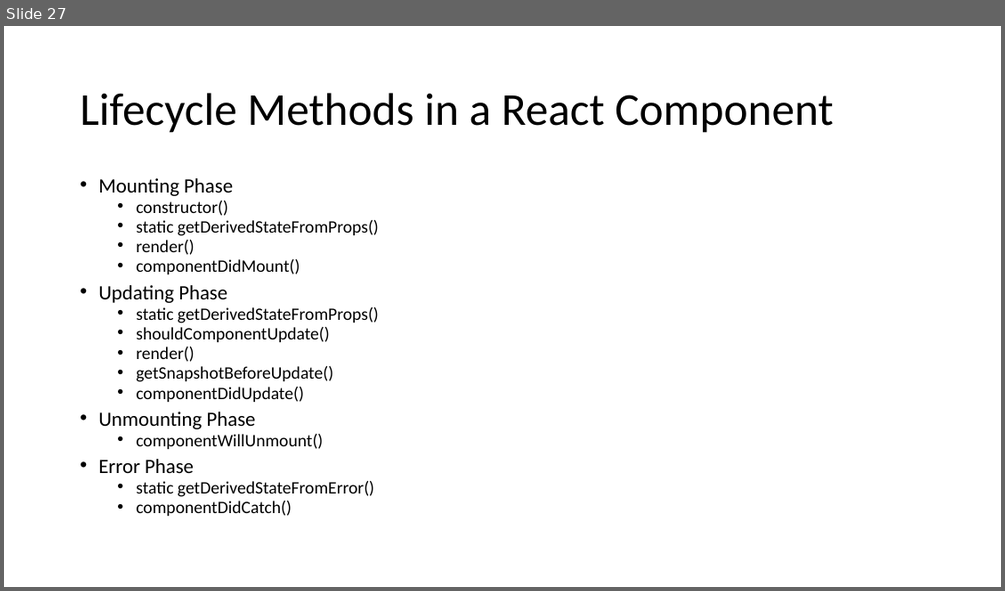
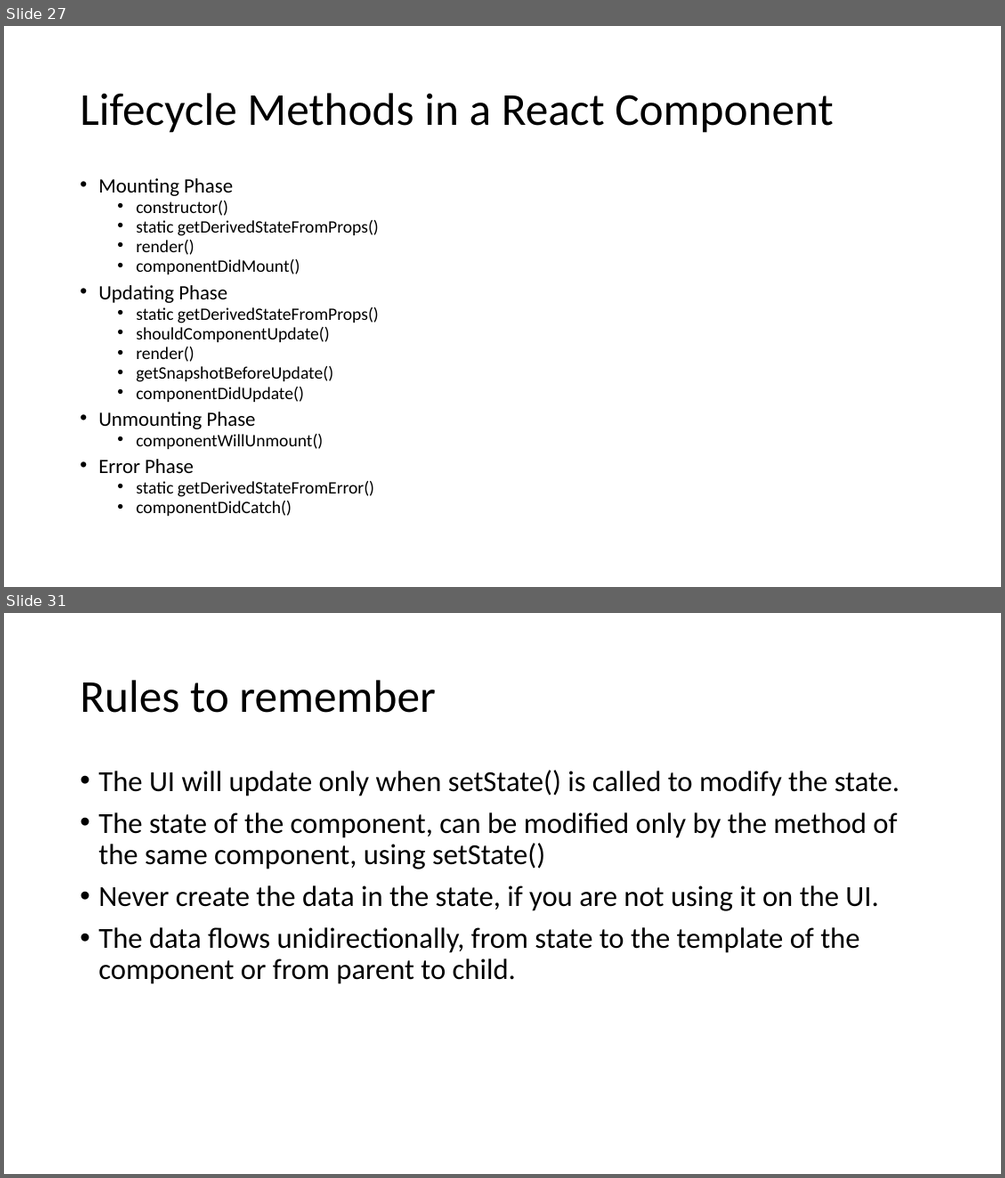
Before and after one commit to manishvbn/ReactJS_WE_Jun22, a slide deck: Notes/React.pptx. Shown one above the other, each under a label of ours: slide 27 before the commit, slides 27 and 31 after it; the slides between them are not shown. The pictures are 1005x591 and 1005x1178 pixels, drawn with LibreOffice and Linux fonts; fonts in the diff are those of the drawing. Boxes give left, top, right and bottom in pixels: in the first picture for what was removed or moved away, otherwise in the second. Text is boxed around its words. In the diff, an @@ line names an element or a change of style, - is before the commit and + after.

```diff
--- a/Notes/React.pptx
+++ b/Notes/React.pptx
@@ slide 31 added at [4,613,1001,1174], background #FFFFFF @@
@@ title added at [80,680,435,713], 44 pt, text #000000 @@
+Rules to remember
@@ text added at [98,770,899,984], 28 pt, text #000000 @@
+• The UI will update only when setState() is called to modify the state.
+• The state of the component, can be modified only by the method of the same component, using setState()
+• Never create the data in the state, if you are not using it on the UI.
+• The data flows unidirectionally, from state to the template of the component or from parent to child.
```
Also in this commit, not shown: 15 other slides added.
